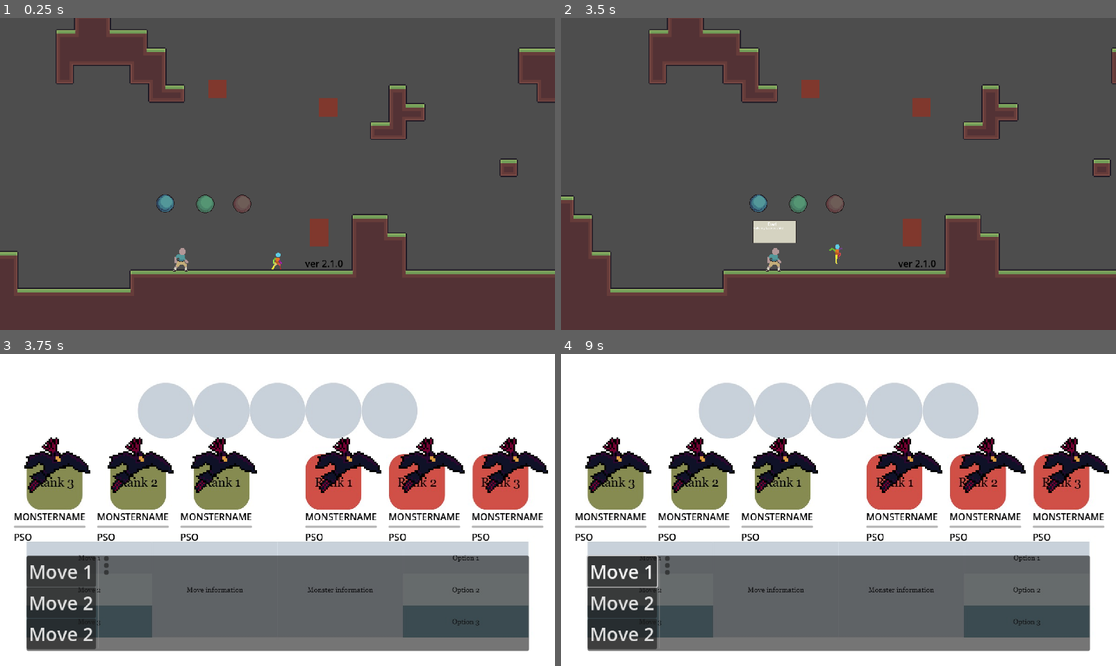
Above: before the commit, frames 1-4 (two rows, left to right).
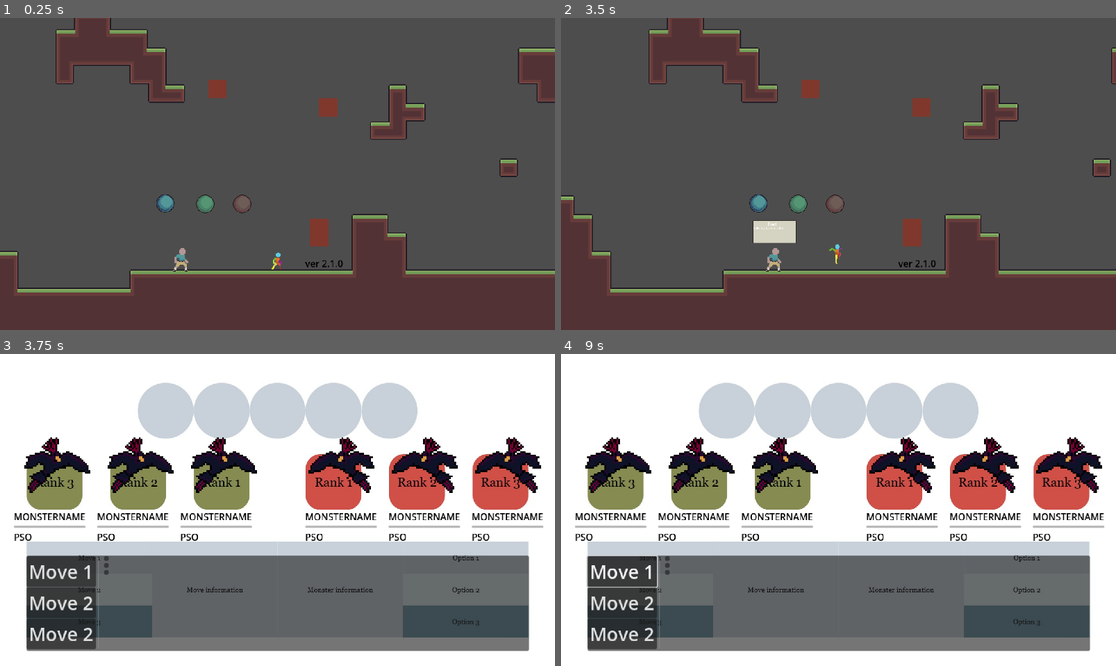
Above: after the commit, the same moments.

Repository: oliver6312/platforming
Game: Godot game, scene res://Scenes/MapAssests/Room/PrototypeLevel.tscn
Same seed, same stepped clock (60 frames per second), same inputs: the game is played once before the commit and once after it.
Inputs (mouse positions are in pixels of both pictures, inside the frame that each line leads up to):
- Up to frame 1 (0.25 s): no input
- Up to frame 2 (3.5 s): tap Enter at 0.5 s; move the mouse to (960, 158) at 0.52 s; press the mouse at (960, 158) at 0.53 s; hold Right (ui_right) 0.53-2.03 s; tap Up (jump) at 0.77, 1.52, 3.02 s; move the mouse to (727, 189) at 1.27 s; release the mouse at (727, 189) at 1.28 s; tap C (challenge) at 1.35 s; move the mouse to (894, 105) at 2.02 s; hold Left (ui_left) 2.03-2.78 s; tap Space (dash) at 2.1 s; move the mouse to (810, 236) at 2.77 s; hold Right (ui_right) from 2.78 s (still down); click (810, 236) at 2.85 s
- Up to frame 3 (3.75 s): keep holding Right (ui_right); move the mouse to (444, 556) at 3.52 s; hold C (challenge) from 3.53 s (still down)
- Up to frame 4 (9 s): tap Up (jump) at 3.77 s; release Right (ui_right) at 4.25 s; release C (challenge) at 4.25 s; click "Move 1" at 4.25 s; click "Move 2" at 5 s; click "Move 2" at 5.75 s; click (666, 559) at 6.52 s; click (666, 566) at 7.27 s; click (666, 572) at 8.02 s; tap Space (dash) at 8.75, 8.85 s; move the mouse to (672, 463) at 8.77 s; hold Left (ui_left) from 8.78 s (still down)

Frames 1-2 are identical in both runs. In frame 3, 2.4% of the frame differs, in the area x 55-99%, y 27-45%; in frame 4, 2.4%.

Commit message:
2.1.2
monster rendere module now flips enemy monsters horizionally

Diff:
--- a/Scenes/UI/BattleScene.tscn
+++ b/Scenes/UI/BattleScene.tscn
@@ -139,12 +139,15 @@
 
 [node name="MonsterRendererModule3" parent="Control/PlayerMonsterContainer" unique_id=365926595 instance=ExtResource("2_i6dt6")]
 layout_mode = 2
+belongs_to_player = true
 
 [node name="MonsterRendererModule2" parent="Control/PlayerMonsterContainer" unique_id=922742264 instance=ExtResource("2_i6dt6")]
 layout_mode = 2
+belongs_to_player = true
 
 [node name="MonsterRendererModule1" parent="Control/PlayerMonsterContainer" unique_id=1756774041 instance=ExtResource("2_i6dt6")]
 layout_mode = 2
+belongs_to_player = true
 
 [node name="EnemyMonsterContainer" type="HBoxContainer" parent="Control" unique_id=548833705]
 layout_mode = 0
--- a/Scenes/UI/MonsterRendererModule.tscn
+++ b/Scenes/UI/MonsterRendererModule.tscn
@@ -3,10 +3,12 @@
 [ext_resource type="Texture2D" uid="uid://ckswih0h3wnf1" path="res://Sprites/Monster/Shadecry.png" id="1_qs3yr"]
 [ext_resource type="Script" uid="uid://ctcp6pmjxkqn5" path="res://Scripts/UI/monster_renderer_module.gd" id="1_roei1"]
 
-[node name="MonsterRendererModule" type="HBoxContainer" unique_id=1756774041]
+[node name="MonsterRendererModule" type="HBoxContainer" unique_id=1756774041 node_paths=PackedStringArray("frame", "sprite")]
 offset_right = 160.0
 offset_bottom = 129.0
 script = ExtResource("1_roei1")
+frame = NodePath("Frame")
+sprite = NodePath("Frame/Sprite")
 
 [node name="Frame" type="Control" parent="." unique_id=1210884349]
 layout_mode = 2
--- a/Scripts/Administration/events.gd
+++ b/Scripts/Administration/events.gd
@@ -3,10 +3,11 @@
 # Events sent from dialogue
 signal request_challenge_npc
 
-# Events sent from
+# Events sent from battle renderer
 signal on_ui_ready
 
 # Events sent from
 
 
+
 # Events sent from
--- a/Scripts/UI/battle_renderer.gd
+++ b/Scripts/UI/battle_renderer.gd
@@ -27,6 +27,3 @@
 	player_monster_module1.belongs_to_player = true
 	player_monster_module2.belongs_to_player = true
 	player_monster_module3.belongs_to_player = true
-	enemy_monster_module1.flip_h()
-	enemy_monster_module2.connect_events()
-	enemy_monster_module3.connect_events()
--- a/Scripts/UI/monster_renderer_module.gd
+++ b/Scripts/UI/monster_renderer_module.gd
@@ -35,7 +35,11 @@
 	return
 
 func connect_events() -> void:
+	Events.on_ui_ready.connect(if_monster_enemy)
 	return
 
-func flip_sprite() -> void:
-	return
+func if_monster_enemy() -> void:
+	print("Checking if monster is enemy")
+	if belongs_to_player:
+		return
+	sprite.flip_h = true
